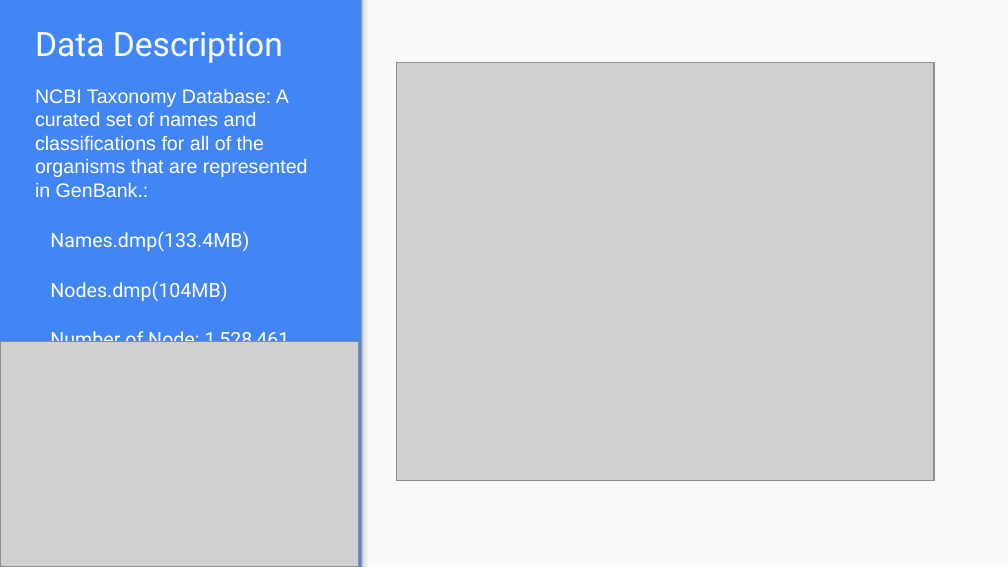
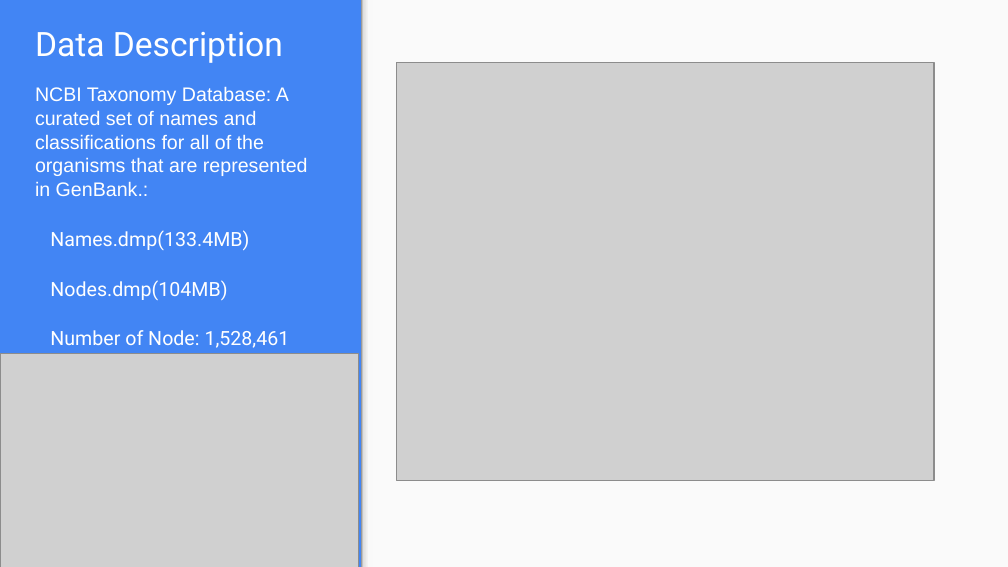
Before and after one commit to Houzl/CSYE7200FinalProject, a slide deck: slide 3 of CSYE7200 Scala Final Presentation Slides.pptx. Drawn at 1008x567 pixels with LibreOffice and Linux fonts; fonts in the diff are those of the drawing; grey boxes stand for pictures. Boxes give left, top, right and bottom in pixels: in the first picture for what was removed or moved away, otherwise in the second. Text is boxed around its words. In the diff, an @@ line names an element or a change of style, - is before the commit and + after.

```diff
--- a/CSYE7200 Scala Final Presentation Slides.pptx
+++ b/CSYE7200 Scala Final Presentation Slides.pptx
@@ text "NCBI Taxonomy Database: A curated ..." rewrapped from [35,88,308,342] to [35,86,308,348] @@
@@ picture: place and size @@
-picture at [1,342,359,567]
+picture at [1,354,359,567]
```
Also in this commit, not shown: 1 other slide changed, 1 slide added, 1 slide removed.
